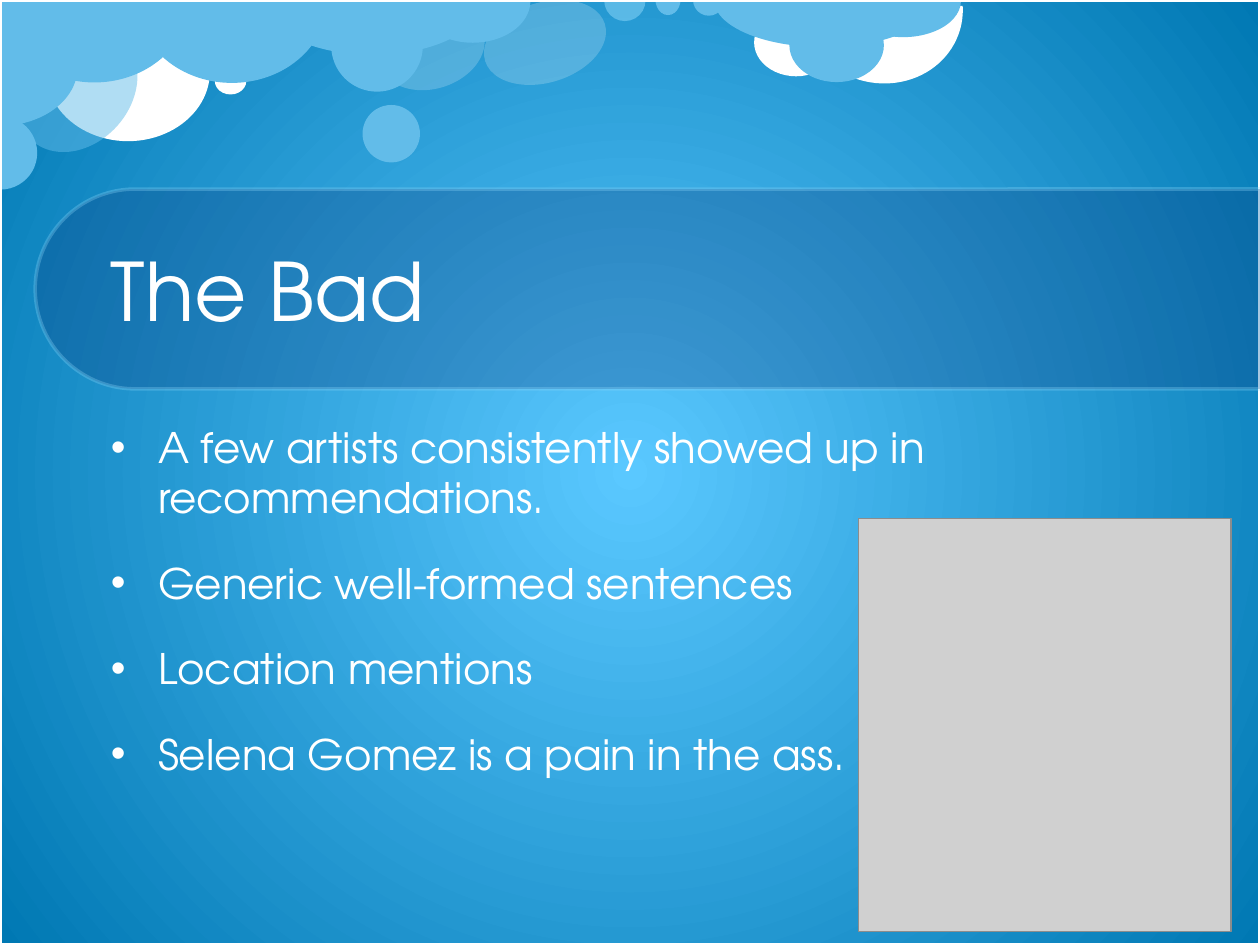
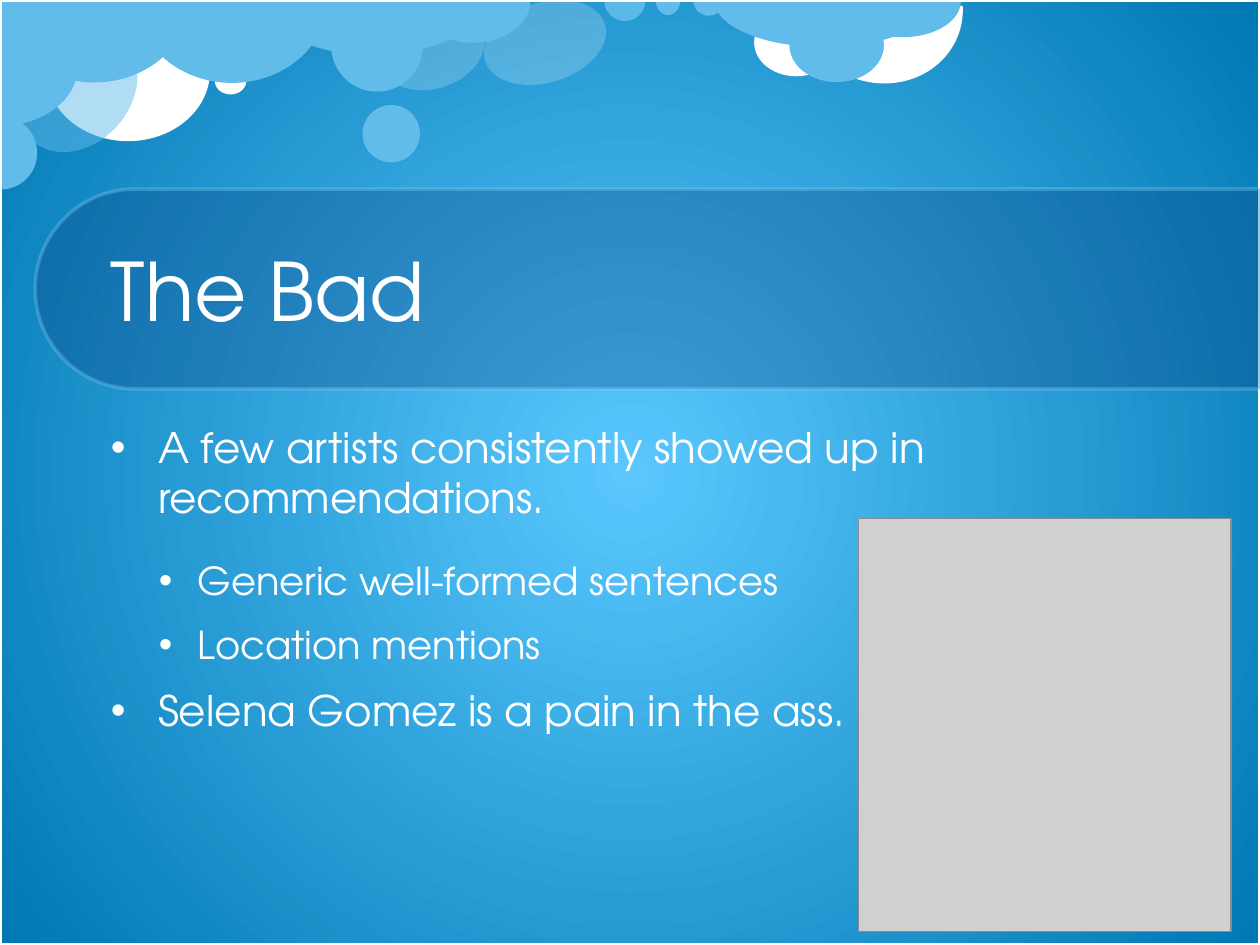
Before and after one commit to seanpquig/GA_Final_Project, a slide deck: slide 12 of GA DS final presentation.pptx. Drawn at 1260x945 pixels with LibreOffice and Linux fonts; fonts in the diff are those of the drawing; grey boxes stand for pictures; background and template pictures are left out. Boxes give left, top, right and bottom in pixels: in the first picture for what was removed or moved away, otherwise in the second. Text is boxed around its words. In the diff, an @@ line names an element or a change of style, - is before the commit and + after.

```diff
--- a/GA DS final presentation.pptx
+++ b/GA DS final presentation.pptx
@@ text at (198, 566, 779, 660): size 24 to 22 pt in "Generic well-formed sentences", "Location mentions"; list level 1 to 2 in "Generic well-formed sentences"; list level 1 to 2 in "Location mentions" @@
```
Also in this commit, not shown: 2 other slides changed, 1 other file.
